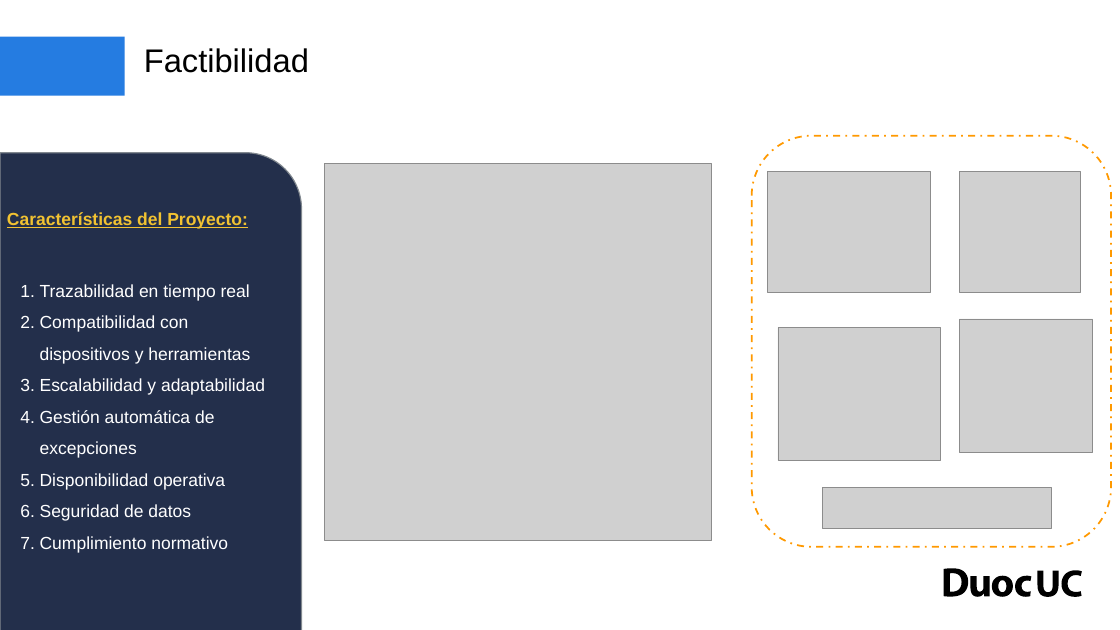
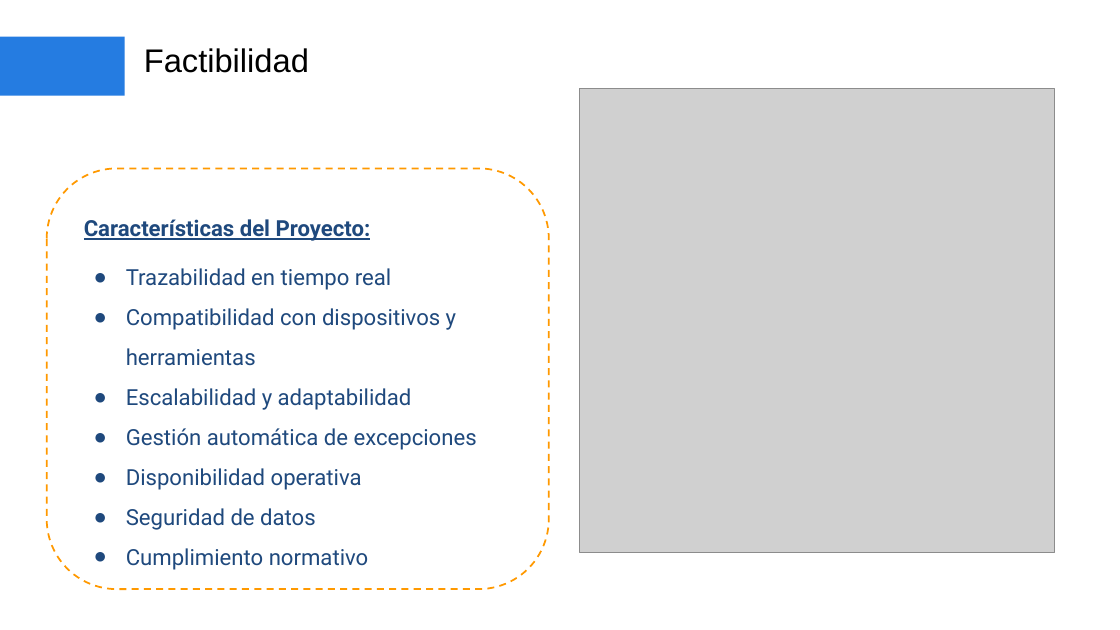
Before and after one commit to JoselynPinoDiaz/SB_Mallen_002D_RPA, a slide deck: slide 8 of Fase 1/Evidencias Grupales/Presentación Proyecto 01.pptx. Drawn at 1120x630 pixels with LibreOffice and Linux fonts; fonts in the diff are those of the drawing; grey boxes stand for pictures; background and template pictures are left out. Boxes give left, top, right and bottom in pixels: in the first picture for what was removed or moved away, otherwise in the second. Text is boxed around its words. In the diff, an @@ line names an element or a change of style, - is before the commit and + after.

```diff
--- a/Fase 1/Evidencias Grupales/Presentación Proyecto 01.pptx
+++ b/Fase 1/Evidencias Grupales/Presentación Proyecto 01.pptx
@@ picture: place and size @@
-picture at [325,164,712,541]
+picture at [580,88,1054,552]
@@ rounded rectangle removed at [752,136,1112,548] @@
@@ round rect removed at [0,153,302,630] @@
@@ rounded rectangle added at [47,169,549,590], outline #FF9900 1.5 pt dashed @@
@@ picture removed at [768,171,931,292] @@
@@ picture removed at [960,171,1081,292] @@
@@ text "Características del Proyecto:": place and size @@
-text "Características del Proyecto:" at [7,212,265,553]
+text "Características del Proyecto:" at [84,219,477,570]
@@ text "Características del Proyecto:" at [84,219,477,570]: size 15 to 19 pt, font Arial to Roboto; text colour #F1C232 to #1F497D in "Características del Proyecto:"; text colour #FFFFFF to #1F497D in "Trazabilidad en tiempo real", "Compatibilidad con dispositivos y herramientas", "Escalabilidad y adaptabilidad", "Gestión automática de excepciones" and 3 more places; bullet 1. to ●; more space between paragraphs; bullet colour #FFFFFF to #1F497D @@
@@ picture removed at [778,328,941,460] @@
@@ picture removed at [960,319,1093,453] @@
@@ picture removed at [823,487,1051,528] @@
@@ freeform shape removed at [944,569,1032,597] @@
@@ freeform shape removed at [1038,571,1059,597] @@
@@ freeform shape removed at [1062,571,1082,597] @@
```
Also in this commit, not shown: 18 other slides changed.
